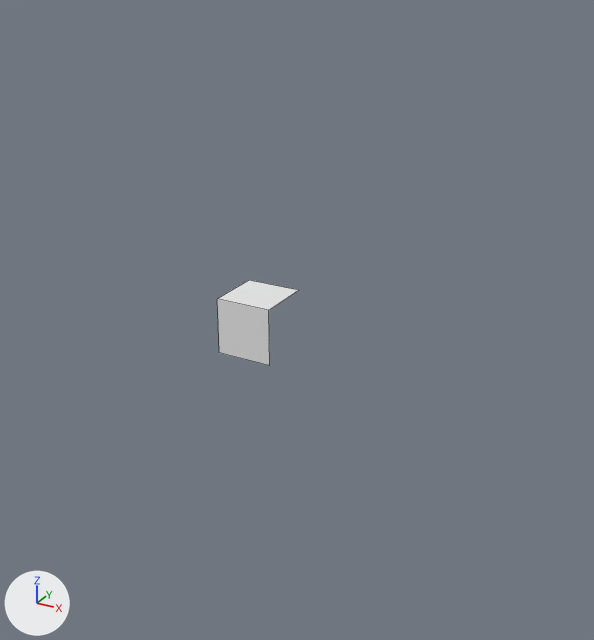
The Blender file Paper/Unity/Assets/3DModels/SimplePaperWithBone.blend as it was, and as the next commit left it.
Both versions are drawn from a 50 mm camera at (13.59, -23.01, 12.37) aimed at (3.96, -5.5, 3.62). Lighting does not change. The marker at lower left points along +X, +Y and +Z. Mesh edges are drawn as thin lines.
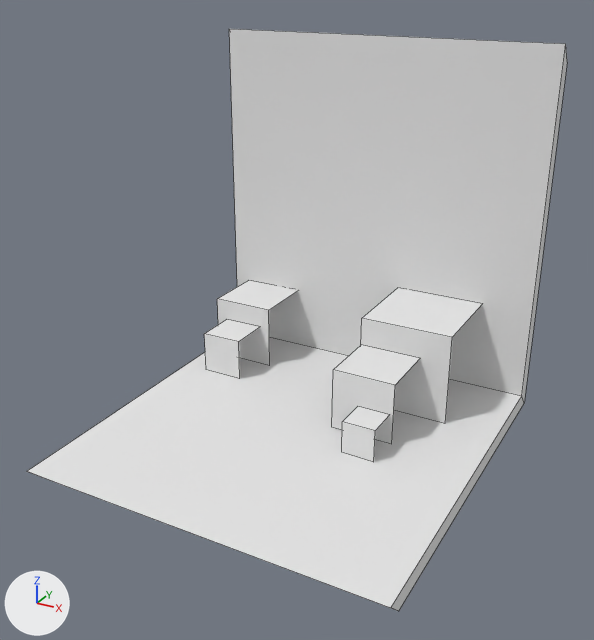
The newer file is also rescaled (x1.08), turned or shifted as a whole; pictures and numbers use the older file's frame.

What changed in the scene script:
```text
Add me_cube_007:
    me_cube_007.from_pydata([(1.0, -2.0, 0.0), (-1.0, -2.0, 0.0), (1.0, 0.0, 2.0), (1.0, -2.0, 2.0), (-1.0, -2.0, 2.0), (-1.0, 0.0, 2.0), (-1.0, 0.1, 1.9), (-1.0, -1.9, 1.9), (1.0, -1.9, 1.9), (1.0, 0.1, 1.9), (-1.0, -1.9, -0.1), (1.0, -1.9, -0.1)], [], [(2, 5, 4, 3), (0, 3, 4, 1), (4, 5, 6, 7), (5, 2, 9, 6), (2, 3, 8, 9), (1, 4, 7, 10), (3, 0, 11, 8), (0, 1, 10, 11), (7, 6, 9, 8), (7, 8, 11, 10)])
    me_cube_007.materials.append(mat_material)  # white #e7e7e7
Add ob_cube_002:
    ob_cube_002 = bpy.data.objects.new('Cube.002', me_cube.copy())  # the mesh of ob_cube
    ob_cube_002.location = (0.0, -1.98, 0.01)
    ob_cube_002.scale = (0.656, 0.656, 0.656)
Add ob_cube_003:
    ob_cube_003 = bpy.data.objects.new('Cube.003', me_cube.copy())  # the mesh of ob_cube
    ob_cube_003.location = (5.89, -4.64, 0.01)
    ob_cube_003.scale = (0.483, 0.483, 0.483)
Add ob_cube_004:
    ob_cube_004 = bpy.data.objects.new('Cube.004', me_cube.copy())  # the mesh of ob_cube
    ob_cube_004.location = (5.99, 0.0, 0.0)
    ob_cube_004.scale = (1.38, 1.38, 1.38)
Add ob_cube_005:
    ob_cube_005 = bpy.data.objects.new('Cube.005', me_cube.copy())  # the mesh of ob_cube
    ob_cube_005.location = (5.55, -2.78, 0.07)
    ob_cube_005.scale = (0.926, 0.926, 0.926)
Add ob_cube_000:
    ob_cube_000 = bpy.data.objects.new('Cube.000', me_cube_007)
    ob_cube_000.location = (3.71, -9.91, 9.86)
    ob_cube_000.rotation_euler = (3.142, 0.0, 0.0)  # degrees (180, 0, 0)
    ob_cube_000.scale = (5.17, 5.17, 5.17)
```

Changed parts and their boxes [x1, y1, x2, y2] in the pictures (594 x 640 px):
'Cube.000', added: after [27, 29, 567, 611]
'Cube.004', added: after [361, 288, 482, 423]
'Cube.005', added: after [332, 345, 420, 444]
'Cube.002', added: after [204, 319, 260, 379]
'Cube.003', added: after [342, 406, 389, 462]
